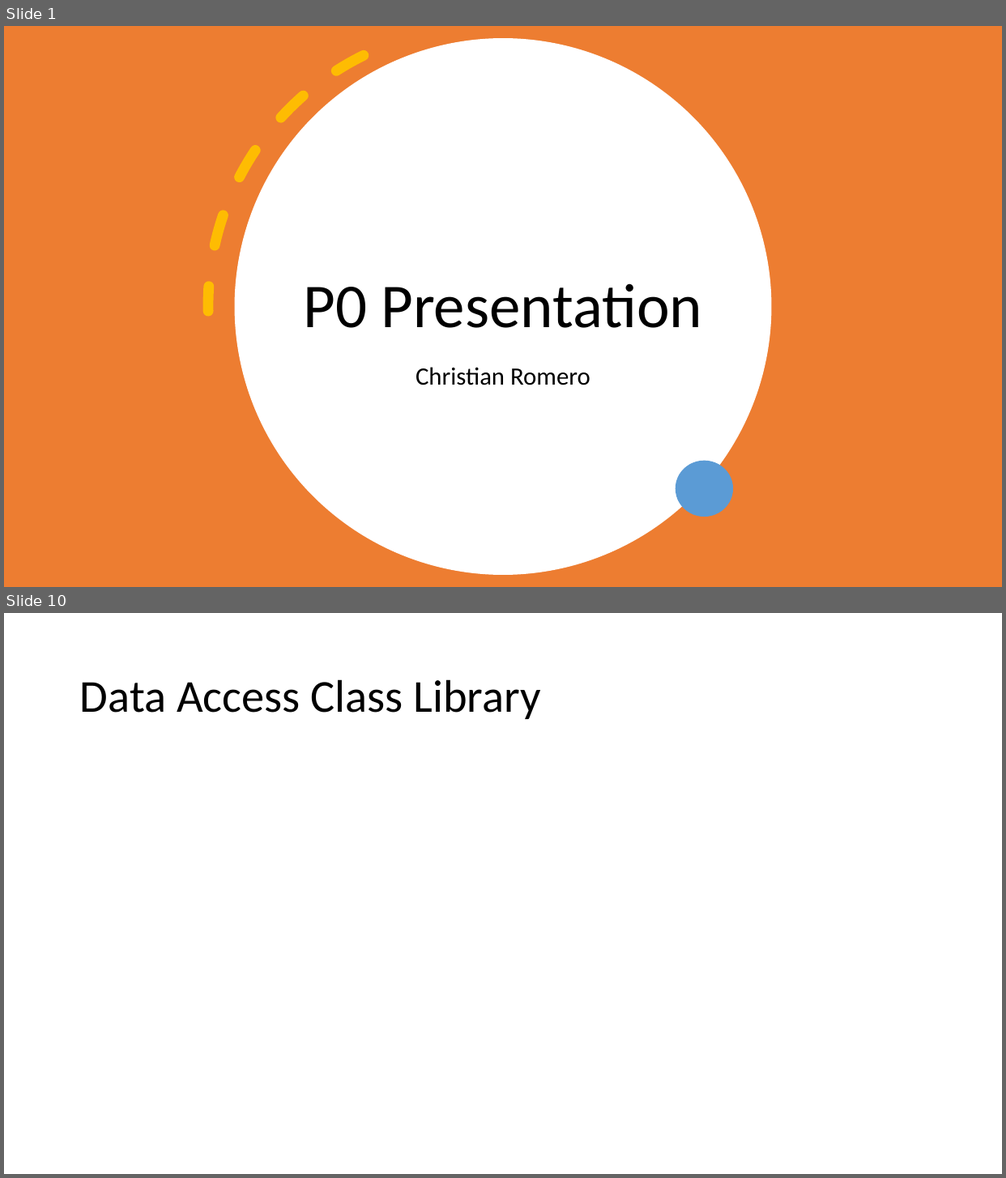
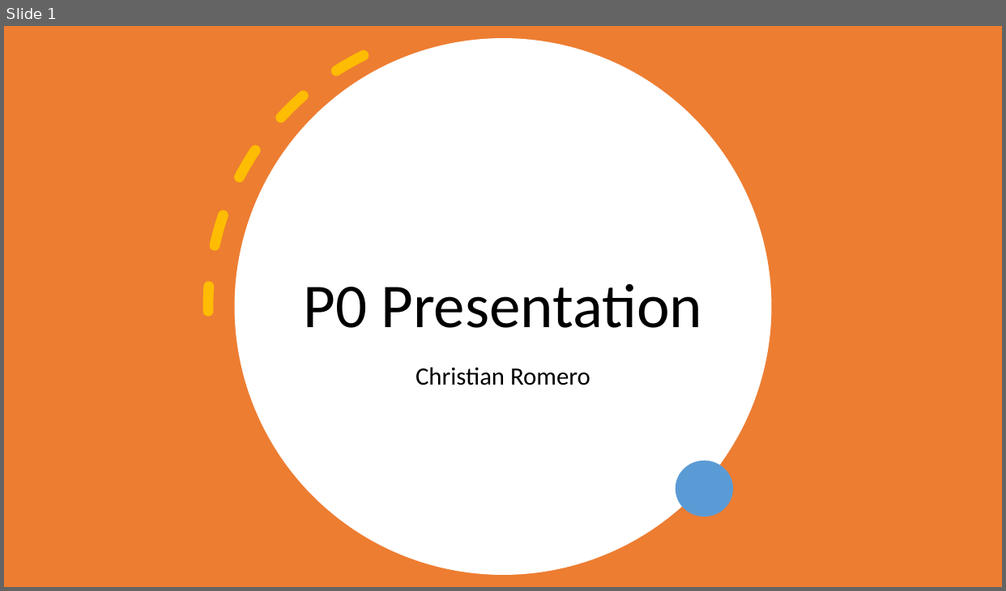
Before and after one commit to 06012021-dotnet-uta/ChristianRomeroP0, a slide deck: Study/P0 Presentation.pptx. Shown one above the other, each under a label of ours: slides 1 and 10 before the commit, slide 1 after it; the slides between them are not shown. The pictures are 1006x1178 and 1006x591 pixels, drawn with LibreOffice and Linux fonts; fonts in the diff are those of the drawing. Boxes give left, top, right and bottom in pixels: in the first picture for what was removed or moved away, otherwise in the second. Text is boxed around its words. In the diff, an @@ line names an element or a change of style, - is before the commit and + after.

```diff
--- a/Study/P0 Presentation.pptx
+++ b/Study/P0 Presentation.pptx
@@ slide 10 removed at box(4, 613, 1002, 1174), background #FFFFFF @@
@@ title removed at box(80, 679, 540, 719) @@
-Data Access Class Library
```
Also in this commit, not shown: 7 slides changed, 10 slides added, 2 other slides removed, 16 other files.
